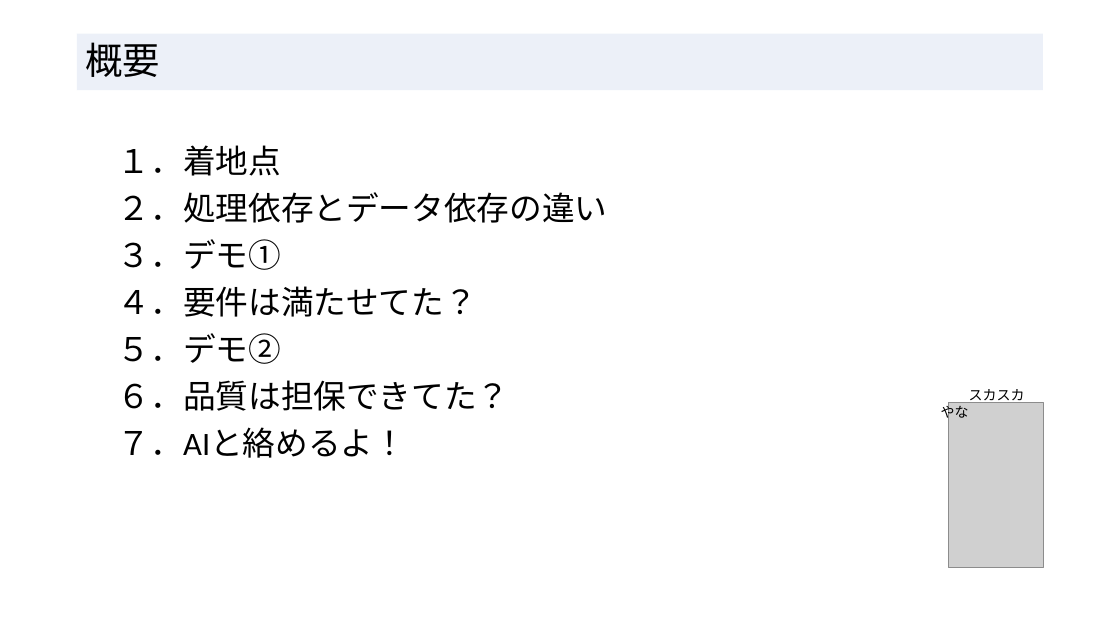
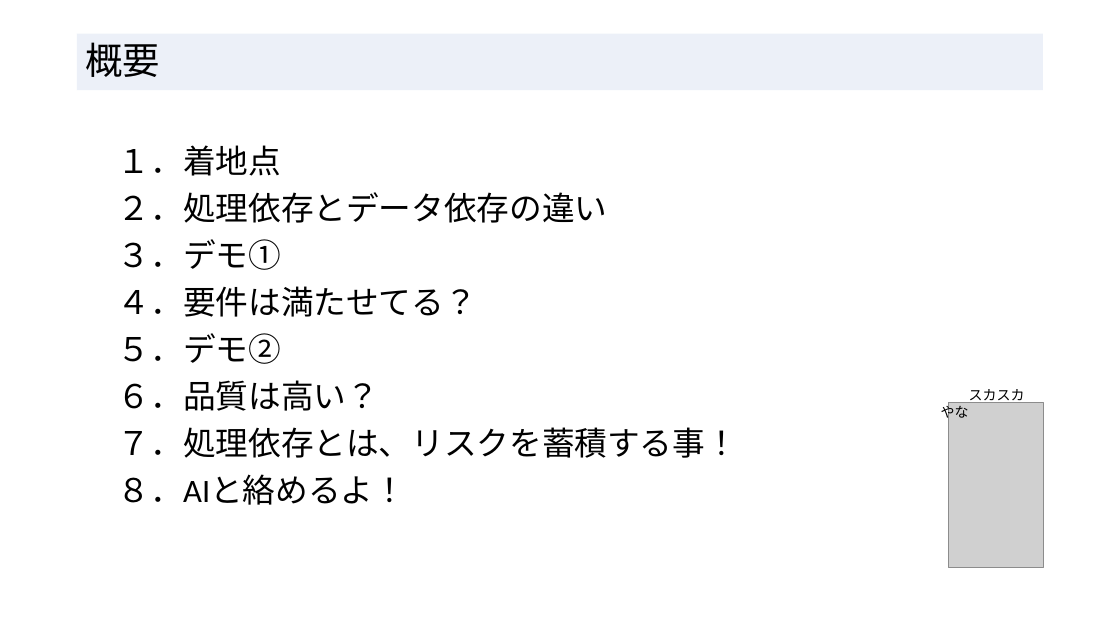
Before and after one commit to RyotoKuroki/QualityDependsOnDataApplication, a slide deck: slide 2 of 処理依存よりデータ依存_エンジニアの輪20250215.pptx. Drawn at 1120x630 pixels with LibreOffice and Linux fonts; fonts in the diff are those of the drawing; grey boxes stand for pictures. Boxes give left, top, right and bottom in pixels: in the first picture for what was removed or moved away, otherwise in the second. Text is boxed around its words. In the diff, an @@ line names an element or a change of style, - is before the commit and + after.

```diff
--- a/処理依存よりデータ依存_エンジニアの輪20250215.pptx
+++ b/処理依存よりデータ依存_エンジニアの輪20250215.pptx
@@ text at (x1=118, y1=286, x2=477, y2=317): text changed @@
-４．要件は満たせてた？
+４．要件は満たせてる？
@@ text at (x1=118, y1=380, x2=738, y2=505): text changed @@
-６．品質は担保できてた？
-７．AIと絡めるよ！
+６．品質は高い？
+７．処理依存とは、リスクを蓄積する事！
+８．AIと絡めるよ！
```
Also in this commit, not shown: 7 other slides changed, 1 slide added.
